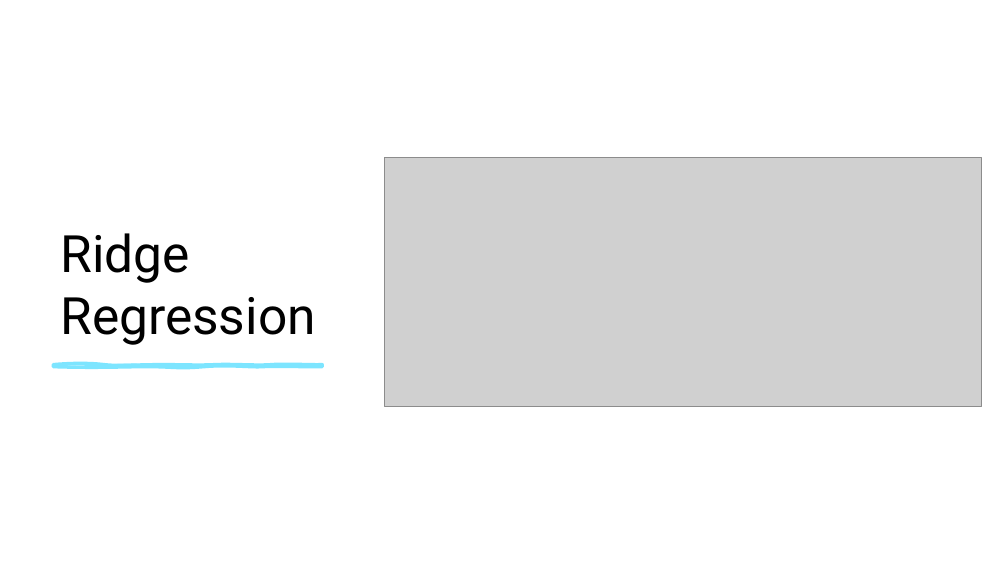
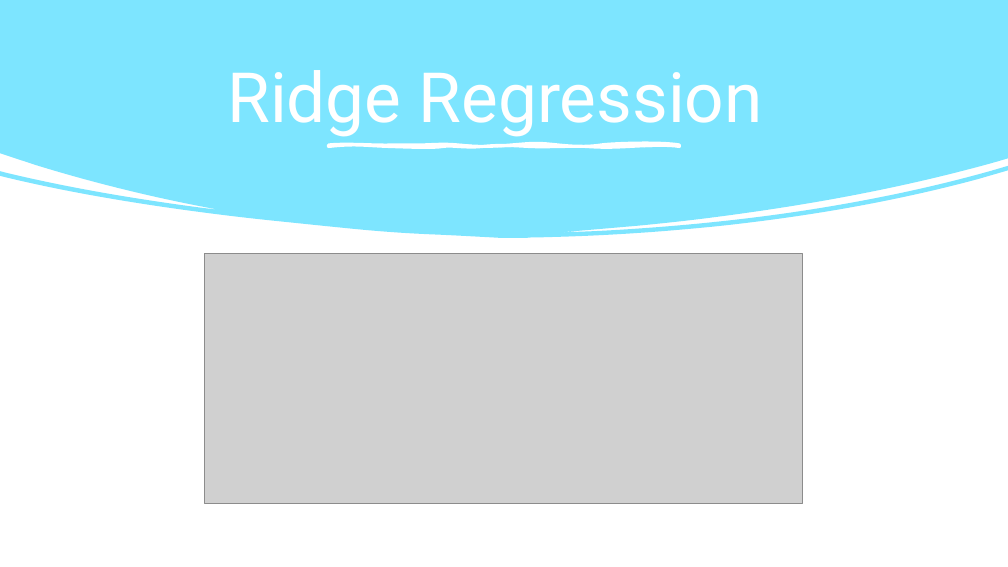
Before and after one commit to dev-aniketsingh/AirBnbSeniorProject, a slide deck: slide 12 of presentation.pptx. Drawn at 1008x567 pixels with LibreOffice and Linux fonts; fonts in the diff are those of the drawing; grey boxes stand for pictures. Boxes give left, top, right and bottom in pixels: in the first picture for what was removed or moved away, otherwise in the second. Text is boxed around its words. In the diff, an @@ line names an element or a change of style, - is before the commit and + after.

```diff
--- a/presentation.pptx
+++ b/presentation.pptx
@@ freeform shape added at (0,0,1008,238), fill #7DE5FF @@
@@ title "Ridge Regression": place and size @@
-title "Ridge Regression" at (60,233,315,345)
+title "Ridge Regression" at (227,70,763,137)
@@ title "Ridge Regression" at (227,70,763,137): size 49 to 66 pt, text colour #000000 to #FFFFFF; alignment left to centre; vertical alignment bottom to middle @@
@@ freeform shape added at (329,145,680,147), fill #FFFFFF, outline #FFFFFF 3 pt @@
@@ picture: place and size @@
-picture at (385,158,982,407)
+picture at (205,253,803,503)
@@ freeform shape removed at (53,364,322,367) @@
```
Also in this commit, not shown: 3 other slides changed, 12 other files.
